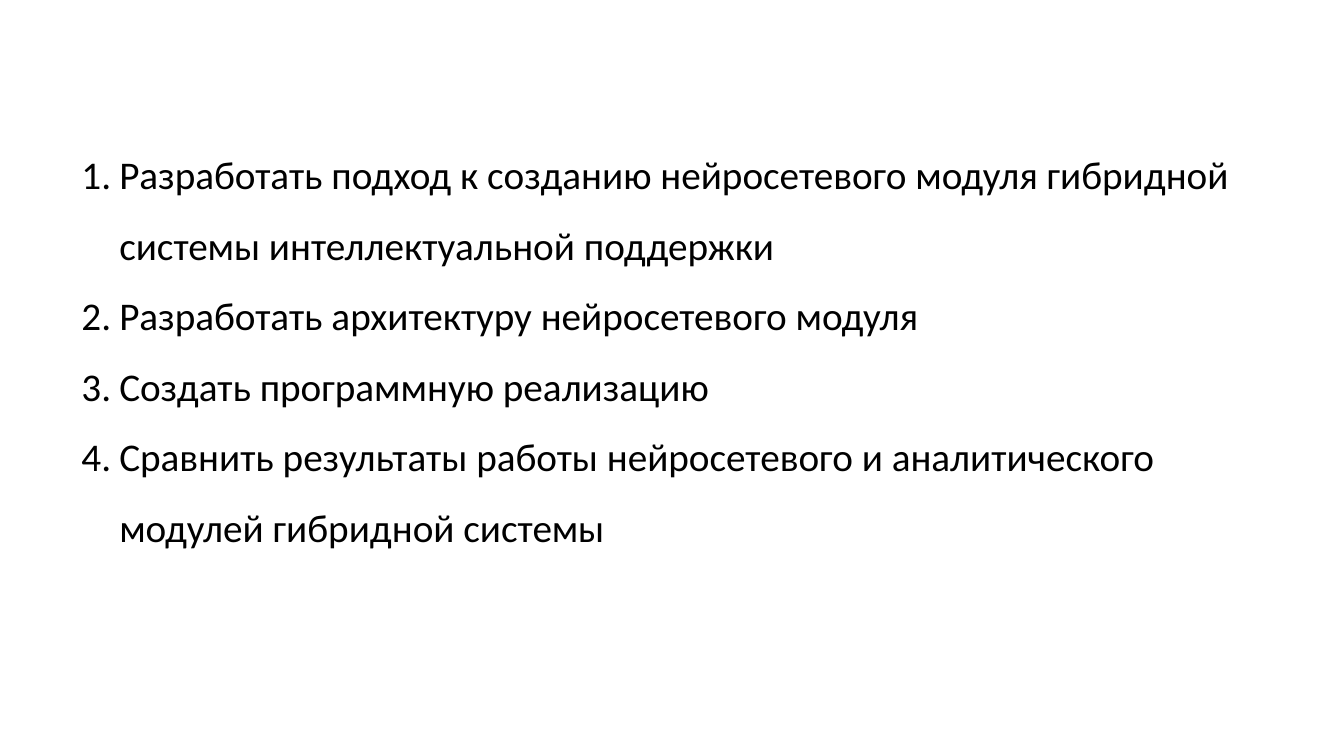
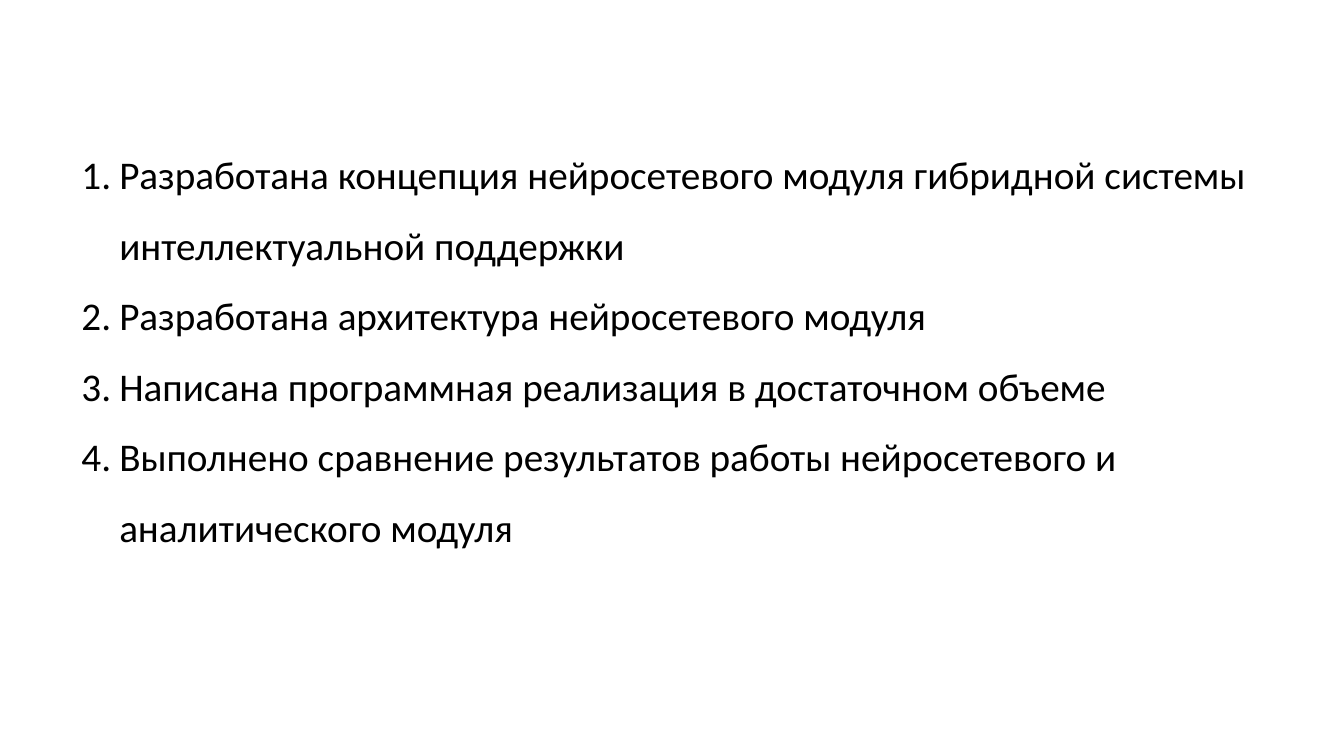
Before and after one commit to sevoster/hybrid-decision-making-system, a slide deck: slide 37 of docs/Синтетическая Презентация.pptx. Drawn at 1344x756 pixels with LibreOffice and Linux fonts; fonts in the diff are those of the drawing. Boxes give left, top, right and bottom in pixels: in the first picture for what was removed or moved away, otherwise in the second. Text is boxed around its words. In the diff, an @@ line names an element or a change of style, - is before the commit and + after.

```diff
--- a/docs/Синтетическая Презентация.pptx
+++ b/docs/Синтетическая Презентация.pptx
@@ text at (119, 162, 1245, 549): text changed @@
-1. Разработать подход к созданию нейросетевого модуля гибридной системы интеллектуальной поддержки
-2. Разработать архитектуру нейросетевого модуля
-3. Создать программную реализацию
-4. Сравнить результаты работы нейросетевого и аналитического модулей гибридной системы
+1. Разработана концепция нейросетевого модуля гибридной системы интеллектуальной поддержки
+2. Разработана архитектура нейросетевого модуля
+3. Написана программная реализация в достаточном объеме
+4. Выполнено сравнение результатов работы нейросетевого и аналитического модуля
```
Also in this commit, not shown: 18 other slides changed, 1 slide added, 1 slide removed, 2 other files.
